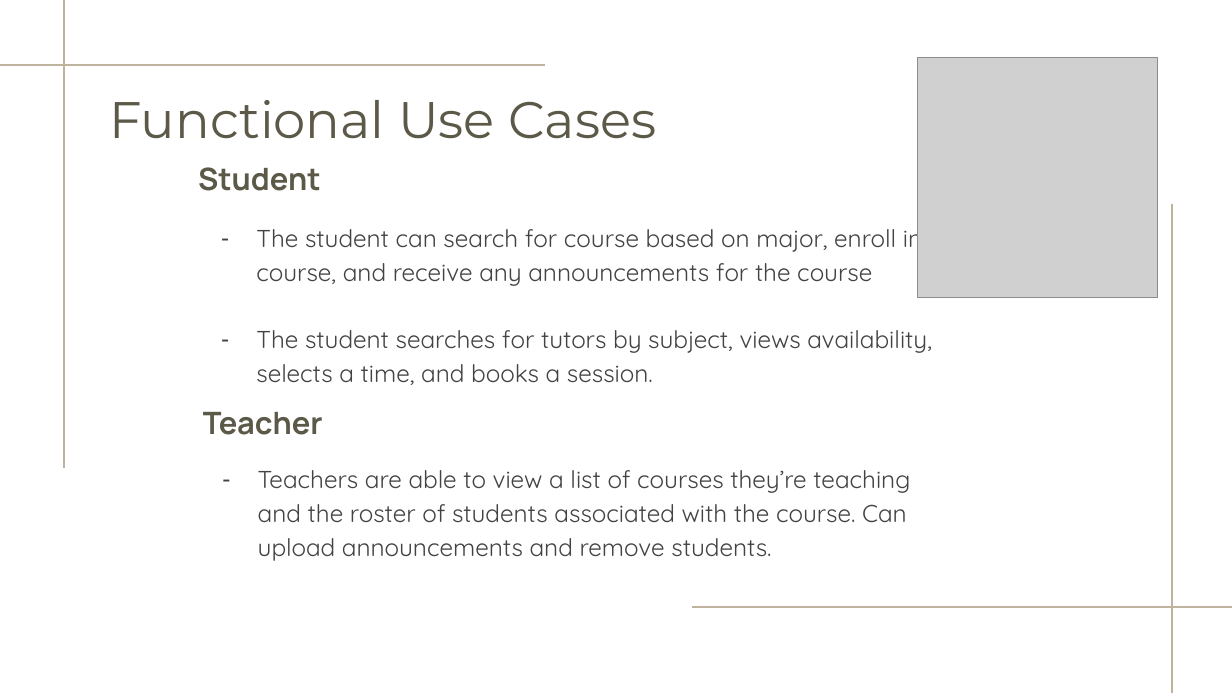
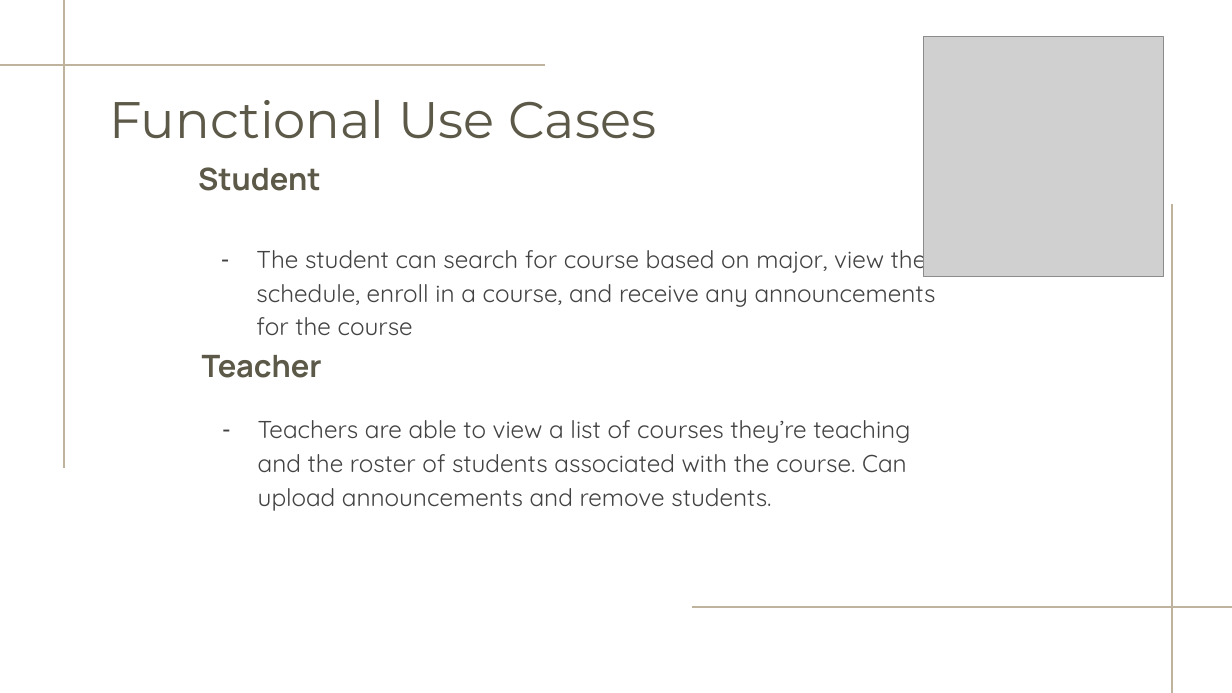
Before and after one commit to datasheng/csc336-teamproject-repo-five-guys, a slide deck: slide 7 of Five Guys project presentation template.pptx. Drawn at 1232x693 pixels with LibreOffice and Linux fonts; fonts in the diff are those of the drawing; grey boxes stand for pictures. Boxes give left, top, right and bottom in pixels: in the first picture for what was removed or moved away, otherwise in the second. Text is boxed around its words. In the diff, an @@ line names an element or a change of style, - is before the commit and + after.

```diff
--- a/Five Guys project presentation template.pptx
+++ b/Five Guys project presentation template.pptx
@@ picture: place and size @@
-picture at <box>918,58,1158,299</box>
+picture at <box>923,36,1164,276</box>
@@ subtitle at <box>256,243,941,335</box>: text changed @@
-– The student can search for course based on major, enroll in course, and receive any announcements for the course
-– The student searches for tutors by subject, views availability, selects a time, and books a session.
+– The student can search for course based on major, view their schedule, enroll in a course, and receive any announcements for the course
@@ subtitle "Teacher": place and size @@
-subtitle "Teacher" at <box>203,412,323,435</box>
+subtitle "Teacher" at <box>202,355,322,378</box>
@@ subtitle "Teachers are able to view ...": place and size @@
-subtitle "Teachers are able to view ..." at <box>258,470,910,561</box>
+subtitle "Teachers are able to view ..." at <box>258,420,910,511</box>
```
Also in this commit, not shown: 4 other slides changed.
